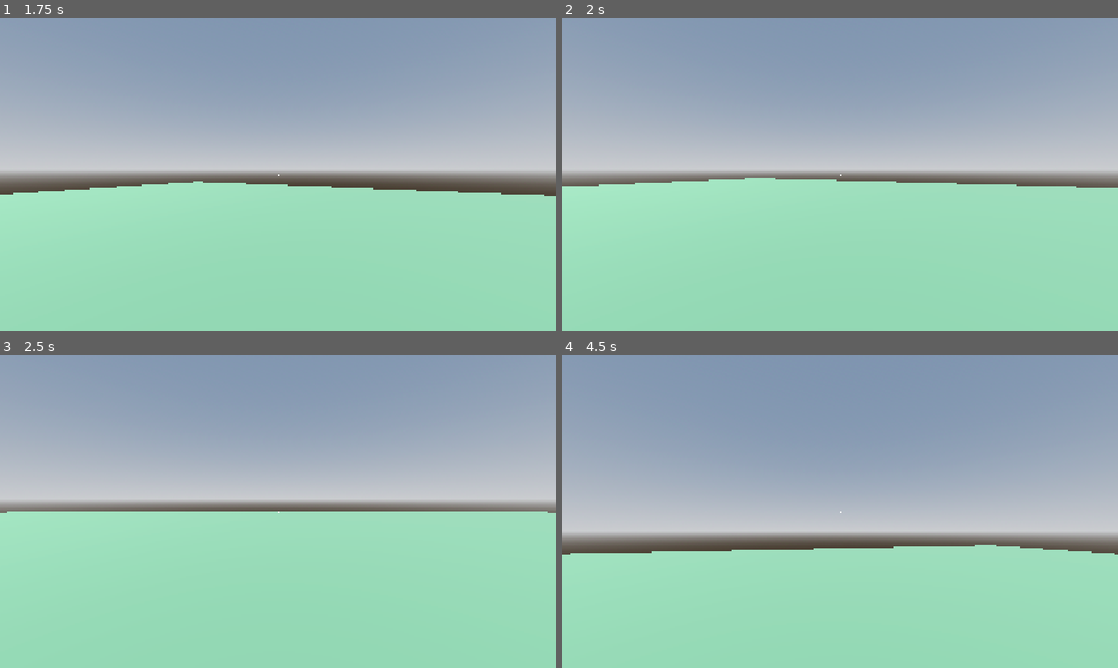
Above: before the commit, frames 1-4 (two rows, left to right).
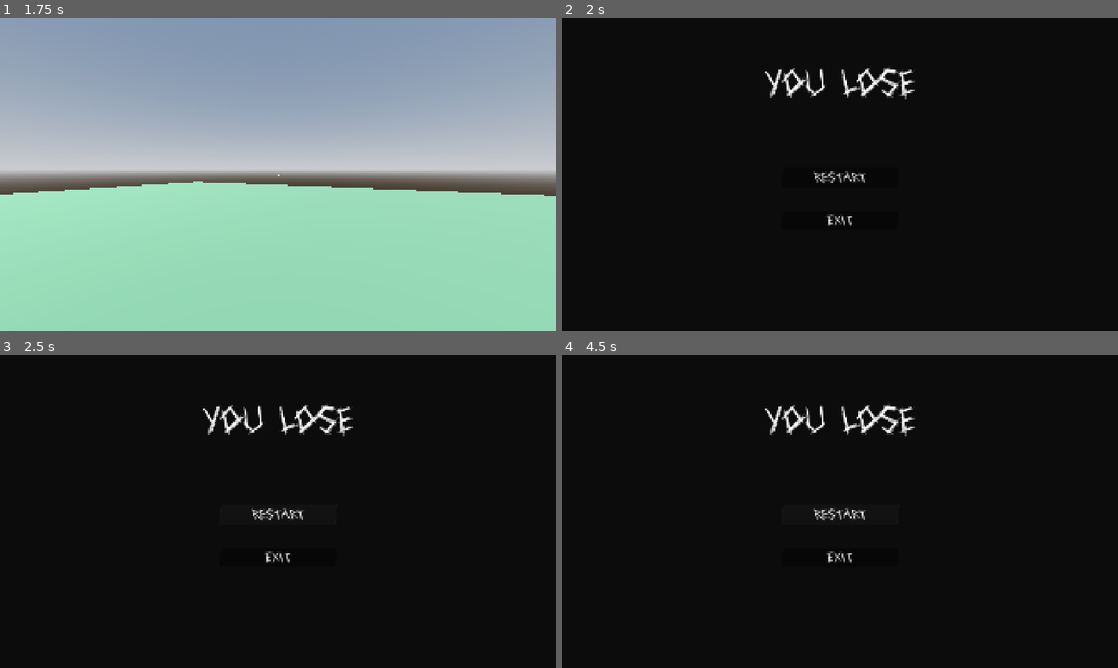
Above: after the commit, the same moments.

Repository: jajszu/Game-Off-2025
Game: Godot game, scene res://Scenes/map.tscn
Same seed, same stepped clock (60 frames per second), same inputs: the game is played once before the commit and once after it. This scene is started directly instead of the project's main scene.
Inputs (mouse positions are in pixels of both pictures, inside the frame that each line leads up to):
- Up to frame 1 (1.75 s): tap Enter at 0.5 s; move the mouse to (305, 174) at 0.52 s; hold G (drop_item) 0.53-1.28 s; hold W (move_up) from 0.53 s (still down); tap Space (jump) at 0.77, 1.52 s; move the mouse to (250, 174) at 1.27 s; tap E (interact) at 1.35 s
- Up to frame 2 (2 s): keep holding W (move_up)
- Up to frame 3 (2.5 s): release W (move_up) at 2 s; click (278, 514) at 2 s, where only the run after the commit has a clickable "restart"
- Up to frame 4 (4.5 s): click (840, 514) at 2.75 s, where only the run after the commit has a clickable "restart"; click (840, 514) at 3.5 s, where only the run after the commit has a clickable "restart"; tap Space (jump) at 4.25 s; move the mouse to (851, 505) at 4.27 s; press the mouse at (851, 505) at 4.28 s; hold W (move_up) from 4.28 s (still down)

Frame 1 is identical in both runs. In frame 2, 100% of the frame differs, in the area x 0-100%, y 0-100%; in frame 3, 100%; in frame 4, 100%.
Error before the commit: Cannot call method 'instantiate' on a null value. (res://Scripts/map.gd:28)

Commit message:
lose screen

Diff:
--- a/Scenes/game_map.tscn
+++ b/Scenes/game_map.tscn
@@ -1,9 +1,10 @@
-[gd_scene load_steps=86 format=4 uid="uid://bf20svfn7q30o"]
+[gd_scene load_steps=87 format=4 uid="uid://bf20svfn7q30o"]
 
 [ext_resource type="Texture2D" uid="uid://ds0klw0qat7jd" path="res://Materials/carpet.png" id="1_c4nuu"]
 [ext_resource type="Script" uid="uid://c8pqrwdq6k1l3" path="res://Scripts/map.gd" id="1_mbdl7"]
 [ext_resource type="PackedScene" uid="uid://xtuwmeio0bmf" path="res://Scenes/player.tscn" id="2_bei53"]
 [ext_resource type="Texture2D" uid="uid://csmry2deaxscx" path="res://Materials/ceil.png" id="2_d8w4w"]
+[ext_resource type="PackedScene" uid="uid://wi23jua7bc6b" path="res://Scenes/lose_screen.tscn" id="3_1f6r8"]
 [ext_resource type="PackedScene" uid="uid://dqx02sg63mkp8" path="res://Models/lamp.fbx" id="3_bcdk8"]
 [ext_resource type="Texture2D" uid="uid://biaoq3vq8v7q5" path="res://Materials/walls.png" id="3_r2fkr"]
 [ext_resource type="PackedScene" uid="uid://d2cbc25m5uqld" path="res://Scenes/desk.tscn" id="3_v8ky0"]
@@ -675,6 +676,7 @@
 [node name="GameMap" type="Node3D" node_paths=PackedStringArray("player_spawn_point", "spawn_room")]
 script = ExtResource("1_mbdl7")
 player_scene = ExtResource("2_bei53")
+lose_scene = ExtResource("3_1f6r8")
 player_spawn_point = NodePath("Node3D/PlayerSpawnPoint")
 spawn_room = NodePath("corridor")
 
--- /dev/null
+++ b/Scenes/lose_screen.tscn
@@ -0,0 +1,65 @@
+[gd_scene load_steps=4 format=3 uid="uid://wi23jua7bc6b"]
+
+[ext_resource type="Theme" uid="uid://bh1sqvwywqmho" path="res://main_theme.tres" id="1_s2rrh"]
+[ext_resource type="Script" uid="uid://dfo7mkp6jcgo" path="res://Scripts/lose_screen.gd" id="2_488pv"]
+
+[sub_resource type="LabelSettings" id="LabelSettings_488pv"]
+font_size = 100
+
+[node name="LoseScreen" type="Control"]
+layout_mode = 3
+anchors_preset = 15
+anchor_right = 1.0
+anchor_bottom = 1.0
+grow_horizontal = 2
+grow_vertical = 2
+theme = ExtResource("1_s2rrh")
+script = ExtResource("2_488pv")
+
+[node name="ColorRect" type="ColorRect" parent="."]
+layout_mode = 1
+anchors_preset = 15
+anchor_right = 1.0
+anchor_bottom = 1.0
+grow_horizontal = 2
+grow_vertical = 2
+color = Color(0.04755766, 0.047557645, 0.047557645, 1)
+
+[node name="VBoxContainer" type="VBoxContainer" parent="."]
+layout_mode = 1
+anchors_preset = 8
+anchor_left = 0.5
+anchor_top = 0.5
+anchor_right = 0.5
+anchor_bottom = 0.5
+offset_left = -200.5
+offset_top = -22.0
+offset_right = 200.5
+offset_bottom = 192.0
+grow_horizontal = 2
+grow_vertical = 2
+theme_override_constants/separation = 80
+
+[node name="RestartButton" type="Button" parent="VBoxContainer"]
+layout_mode = 2
+text = "restart"
+
+[node name="ExitButton" type="Button" parent="VBoxContainer"]
+layout_mode = 2
+text = "exit"
+
+[node name="Label" type="Label" parent="."]
+layout_mode = 1
+anchors_preset = 5
+anchor_left = 0.5
+anchor_right = 0.5
+offset_left = -260.0
+offset_top = 166.0
+offset_right = 260.0
+offset_bottom = 281.0
+grow_horizontal = 2
+text = "you lose"
+label_settings = SubResource("LabelSettings_488pv")
+
+[connection signal="pressed" from="VBoxContainer/RestartButton" to="." method="_on_restart_button_pressed"]
+[connection signal="pressed" from="VBoxContainer/ExitButton" to="." method="_on_exit_button_pressed"]
--- a/Scenes/map.tscn
+++ b/Scenes/map.tscn
@@ -1,8 +1,9 @@
-[gd_scene load_steps=15 format=3 uid="uid://c8u5mydv1c1ln"]
+[gd_scene load_steps=16 format=3 uid="uid://c8u5mydv1c1ln"]
 
 [ext_resource type="PackedScene" uid="uid://xtuwmeio0bmf" path="res://Scenes/player.tscn" id="1_ci6au"]
 [ext_resource type="Script" uid="uid://c8pqrwdq6k1l3" path="res://Scripts/map.gd" id="1_p3ir5"]
 [ext_resource type="PackedScene" uid="uid://cctvs7cem3bq5" path="res://Scenes/radio.tscn" id="2_26yhd"]
+[ext_resource type="PackedScene" uid="uid://wi23jua7bc6b" path="res://Scenes/lose_screen.tscn" id="3_6q3n4"]
 [ext_resource type="PackedScene" uid="uid://b4c30awkhi7ww" path="res://Scenes/trash.tscn" id="4_myvm1"]
 [ext_resource type="PackedScene" uid="uid://d2cbc25m5uqld" path="res://Scenes/desk.tscn" id="5_q0mm3"]
 [ext_resource type="PackedScene" uid="uid://cery1ge5t1ol2" path="res://Scenes/ghosts/waypoint.tscn" id="6_np2xp"]
@@ -38,6 +39,7 @@
 [node name="Map" type="Node3D" node_paths=PackedStringArray("player_spawn_point")]
 script = ExtResource("1_p3ir5")
 player_scene = ExtResource("1_ci6au")
+lose_scene = ExtResource("3_6q3n4")
 player_spawn_point = NodePath("PlayerSpawnPoint")
 
 [node name="WorldEnvironment" type="WorldEnvironment" parent="."]
--- a/Scenes/radio.tscn
+++ b/Scenes/radio.tscn
@@ -61,8 +61,9 @@
 sounds = Array[ExtResource("2_jp436")]([SubResource("Resource_63cyc"), SubResource("Resource_clxkr"), SubResource("Resource_5jvd1"), SubResource("Resource_v8ggg"), SubResource("Resource_lhl7a")])
 songs = Array[AudioStream]([ExtResource("6_3asvo")])
 noise_volume = -2.0
-song_time = 10.0
+song_time = 5.0
 noise_time = 30.0
+subtitles_distance = 1.0
 
 [node name="CollisionShape3D" type="CollisionShape3D" parent="."]
 shape = SubResource("BoxShape3D_8y21s")
--- a/Scripts/game.gd
+++ b/Scripts/game.gd
@@ -1,10 +1,12 @@
 extends Node3D
+class_name Game
 
 @export var map_scene: PackedScene
 @export var loading_scene: PackedScene
 @onready var main_menu: Control = $MainMenu
 @onready var v_box_container: VBoxContainer = $MainMenu/VBoxContainer
 @onready var settings_menu: SettingsMenu = $MainMenu/SettingsMenu
+@onready var bg_music: AudioStreamPlayer = $BgMusic
 
 var can_skip:bool = false
 
@@ -34,8 +36,9 @@
 func start_map():
 	var m = map_scene.instantiate()
 	add_child(m)
-	$BgMusic.stop()
-	loading_node.queue_free()
+	bg_music.stop()
+	if loading_node != null:
+		loading_node.queue_free()
 
 func _on_exit_button_pressed() -> void:
 	get_tree().quit()
--- /dev/null
+++ b/Scripts/lose_screen.gd
@@ -0,0 +1,16 @@
+extends Control
+
+func _ready() -> void:
+	var p = get_parent()
+	if p is Game:
+		p.bg_music.play()
+
+func _on_restart_button_pressed() -> void:
+	var p = get_parent()
+	if p.has_method("start_map"):
+		p.start_map()
+		queue_free()
+
+
+func _on_exit_button_pressed() -> void:
+	get_tree().quit()
--- a/Scripts/map.gd
+++ b/Scripts/map.gd
@@ -25,6 +25,8 @@
 		return
 
 func game_over():
+	print("game over")
+	Input.set_mouse_mode(Input.MOUSE_MODE_VISIBLE)
 	var l = lose_scene.instantiate()
 	get_parent().add_child(l)
 	queue_free()
--- a/Scripts/radio.gd
+++ b/Scripts/radio.gd
@@ -66,7 +66,7 @@
 		await get_tree().create_timer(first_subtitles_offset).timeout
 		if global_position.distance_to(player_pos) > subtitles_distance:
 			player.add_subtitles(sound_data.subtitles, 4)
-		await get_tree().create_timer(second_subtitles_offset).timeout
+		await get_tree().create_timer(second_subtitles_offset - first_subtitles_offset).timeout
 		if global_position.distance_to(player_pos) > subtitles_distance:
 			player.add_subtitles(sound_data.subtitles, 4)
 		var t = instructions_time - first_subtitles_offset - second_subtitles_offset
Not shown, added: Scripts/lose_screen.gd.uid
